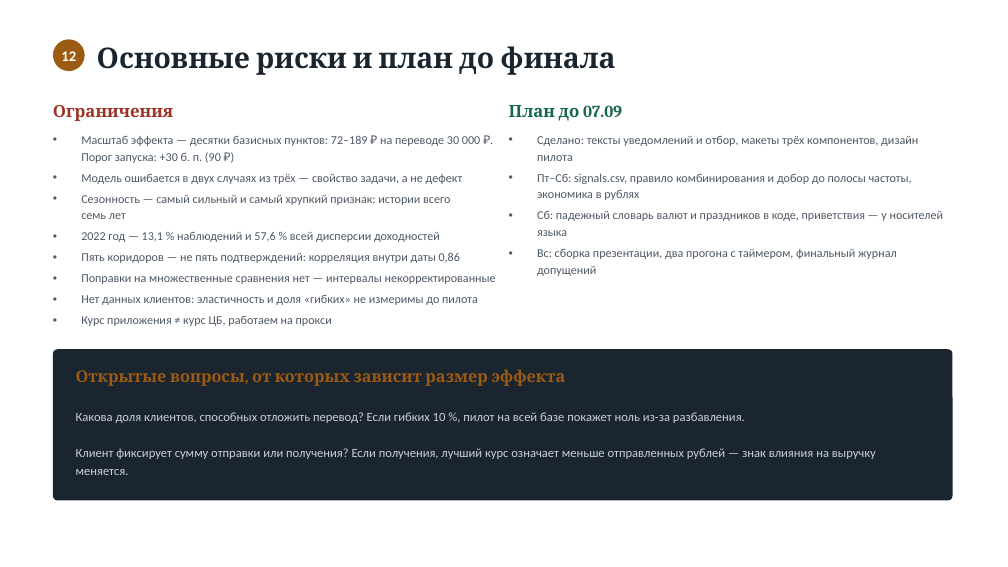
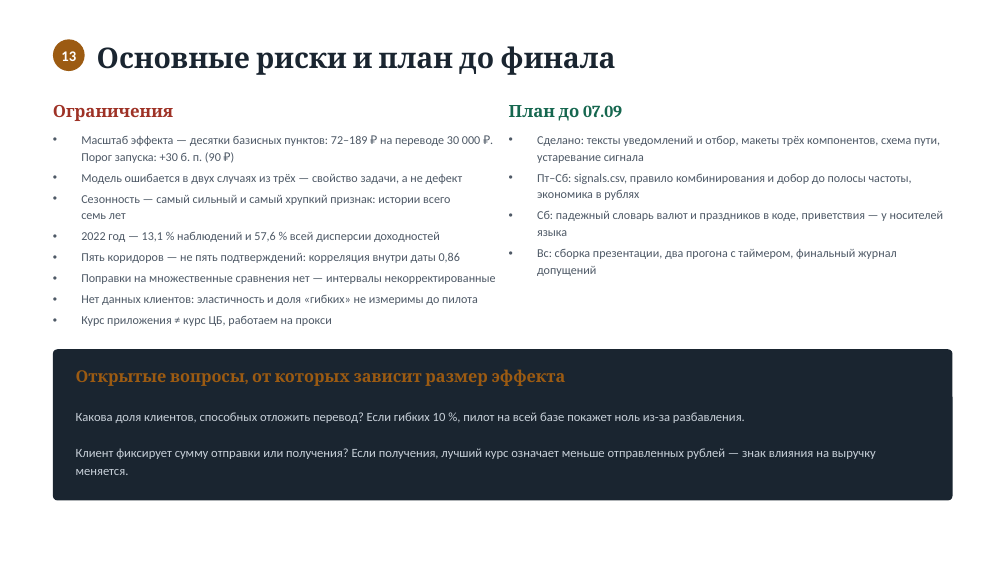
Before and after one commit to tarma3v/international_transfers_signals, a slide deck: slide 15 of submission/prezentaciya-promezhutochnaya.pptx (slide 14 before the commit). Drawn at 1008x567 pixels with LibreOffice and Linux fonts; fonts in the diff are those of the drawing. Boxes give left, top, right and bottom in pixels: in the first picture for what was removed or moved away, otherwise in the second. Text is boxed around its words. In the diff, an @@ line names an element or a change of style, - is before the commit and + after.

Commit message:
Презентация снова собирается из исходника, плюс слайд клиентского пути
Генератор и сданный файл разошлись: make_deck.js давал 16 слайдов, а в pptx их
было 17. Слайд «Демонстрация» и три правки текста были когда-то внесены прямо в
pptx, поэтому любая пересборка их молча теряла. Сверил оба файла по тексту и
вернул в исходник всё, чего там не было:

  - слайд «Демонстрация: как это выглядит у клиента»;
  - формулировку про верхний дециль без «не жди» — «сказать о нём можно лишь
    то, что за такими днями ожидание в прошлом не окупалось»;
  - доли дней (18 % и 17 %) в калибровке индикатора;
  - раздел «Сделано» в плане до финала.

Новый слайд «Клиентский путь» со схемой из figures/08: организаторы прямо
сказали, что маршрута клиента в прошлой версии видно не было — были две идеи,
алерт на уровень и праздники, а связного пути нет.

Слайд демонстрации обновлён под семь экранов: добавились перезапись пуша и
посадочная, открытая на следующий день.

```diff
--- a/submission/prezentaciya-promezhutochnaya.pptx
+++ b/submission/prezentaciya-promezhutochnaya.pptx
@@ text at <box>537,136,940,163</box>: text changed @@
-• Сделано: тексты уведомлений и отбор, макеты трёх компонентов, дизайн пилота
+• Сделано: тексты уведомлений и отбор, макеты трёх компонентов, схема пути, устаревание сигнала
```
Also in this commit, not shown: 5 other slides changed, 1 slide added, 2 other files.
